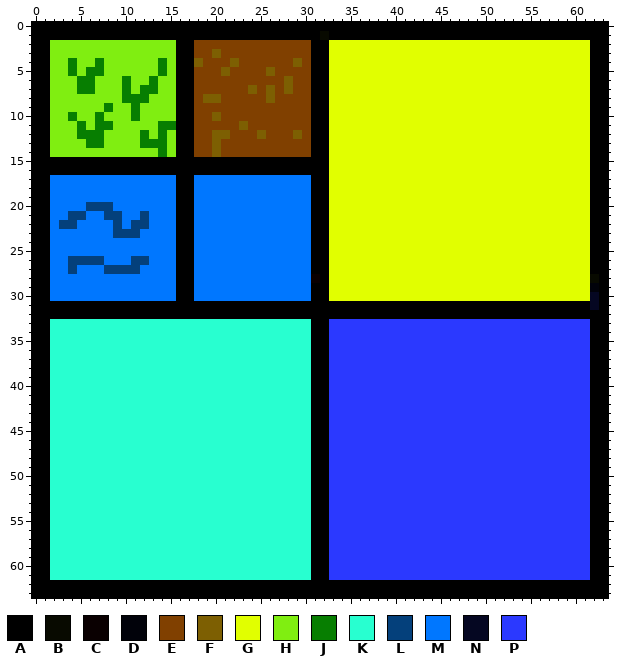
Two versions of one pixel-art sprite, bin/spritesheet/spritesheet.png. That is the earlier state.
The file is 64x64 pixels.
Palette (. is transparent): A #000000  B #080a00  C #0a0001  D #01020a  E #804000  F #7d5f02  G #e1ff00  H #80ee11  J #077e01  K #28ffd0  L #04407b  M #0077ff  N #050722  P #2b39ff
After:
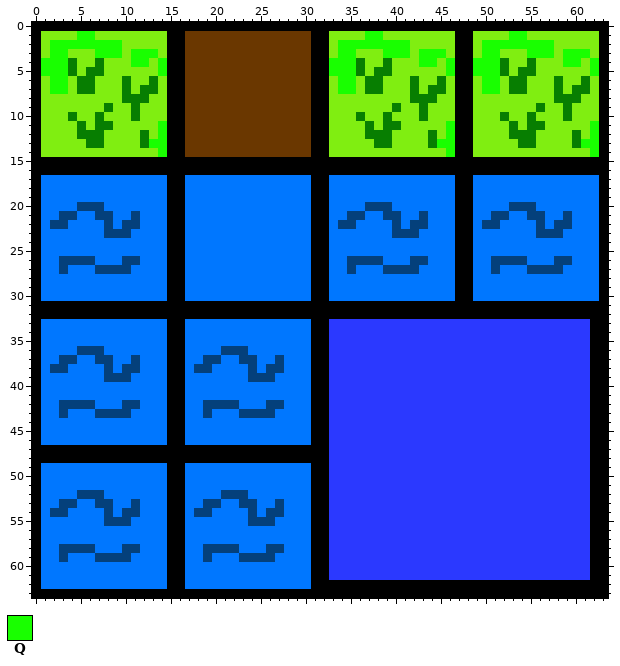
Colours new in this view: Q #19ff00
Changes in this commit:
colour E: #804000 -> #6a3700
Changed rows in their new state; - is a pixel that keeps its letter.
first column x 1:
 1 HHHHQQHHHHHHHH--EEEEEEEEEEEEEE-AHHHHQQHHHHHHHH--HHHHQQHHHHHHHH
 2 HQQQQQQQQ-----A-E---------------HQQQQQQQQHHHHHAAHQQQQQQQQHHHHH
 3 HQQ---QQQ-QQQ-A-E--E------------HQQHHHQQQHQQQHAAHQQHHHQQQHQQQH
 4 QQQ-------QQ-QA-EE---E------E---QQQJHHJHHHQQHQAAQQQJHHJHHHQQHQ
 5 QQQ----------QA-E---E----E------QQQJHJJHHHHHHQAAQQQJHJJHHHHHHQ
 6 HQQ-----------A-E----------E----HQQHJJHHHJHHJHAAHQQHJJHHHJHHJH
 7 HQQ-----------A-E------E-E-E----HQQHJJHHHJHJJHAAHQQHJJHHHJHJJH
 8 H-------------A-E-EE-----E------HHHHHHHHHJJJHHAAHHHHHHHHHJJJHH
 9 H-------------A-E---------------HHHHHHHJHHJHHHAAHHHHHHHJHHJHHH
10 H-------------A-E--E------------HHHJHHJHHHJHHHAAHHHJHHJHHHJHHH
11 H------------QA-E-----E---------HHHHJHJJHHHHHQAAHHHHJHJJHHHHHQ
12 H------------QA-E--EE---E---E---HHHHJJJHHHHJHQAAHHHHJJJHHHHJHQ
13 H-----------QQA-E--E------------HHHHHJJHHHHJQQAAHHHHHJJHHHHJQQ
14 H------------QA-E--E------------HHHHHHHHHHHHHQAAHHHHHHHHHHHHHQ
15 --------------------------------AAAAAAAAAAAAAAAAAAAAAAAAAAAAA-
16 --------------------------------AAAAAAAAAAAAAAAAAAAAAAAAAAAAA-
17 M-------------A-M---------------MMMMMMMMMMMMMMAAMMMMMMMMMMMMMM
18 M-------------A-M---------------MMMMMMMMMMMMMMAAMMMMMMMMMMMMMM
19 M-------------A-M---------------MMMMMMMMMMMMMMAAMMMMMMMMMMMMMM
20 M---L--M------A-M---------------MMMMLLLMMMMMMMAAMMMMLLLMMMMMMM
21 M-L-M-L-M-LM--A-M---------------MMLLMMLLMMLMMMAAMMLLMMLLMMLMMM
22 ML-M---LML-M--A-M---------------MLLMMMMLMLLMMMAAMLLMMMMLMLLMMM
23 M------L--M---A-M---------------MMMMMMMLLLMMMMAAMMMMMMMLLLMMMM
24 M-------------A-M---------------MMMMMMMMMMMMMMAAMMMMMMMMMMMMMM
25 M-------------A-M---------------MMMMMMMMMMMMMMAAMMMMMMMMMMMMMM
26 M-L---M--L-M--A-M---------------MMLLLLMMMLLMMMAAMMLLLLMMMLLMMM
27 M-LM--L---M---A-M---------------MMLMMMLLLLMMMMAAMMLMMMLLLLMMMM
28 M-------------A-M-------------A-MMMMMMMMMMMMMMAAMMMMMMMMMMMMMM
29 M-------------A-M---------------MMMMMMMMMMMMMMAAMMMMMMMMMMMMMM
30 M-------------A-M---------------MMMMMMMMMMMMMMAAMMMMMMMMMMMMMM
31 -------------------------------------------------------------A
33 MMMMMMMMMMMMMMAAMMMMMMMMMMMMMM--------------------------------
34 MMMMMMMMMMMMMMAAMMMMMMMMMMMMMM--------------------------------
35 MMMMMMMMMMMMMMAAMMMMMMMMMMMMMM--------------------------------
36 MMMMLLLMMMMMMMAAMMMMLLLMMMMMMM--------------------------------
37 MMLLMMLLMMLMMMAAMMLLMMLLMMLMMM--------------------------------
38 MLLMMMMLMLLMMMAAMLLMMMMLMLLMMM--------------------------------
39 MMMMMMMLLLMMMMAAMMMMMMMLLLMMMM--------------------------------
40 MMMMMMMMMMMMMMAAMMMMMMMMMMMMMM--------------------------------
41 MMMMMMMMMMMMMMAAMMMMMMMMMMMMMM--------------------------------
42 MMLLLLMMMLLMMMAAMMLLLLMMMLLMMM--------------------------------
43 MMLMMMLLLLMMMMAAMMLMMMLLLLMMMM--------------------------------
44 MMMMMMMMMMMMMMAAMMMMMMMMMMMMMM--------------------------------
45 MMMMMMMMMMMMMMAAMMMMMMMMMMMMMM--------------------------------
46 MMMMMMMMMMMMMMAAMMMMMMMMMMMMMM--------------------------------
47 -AAAAAAAAAAAAAAAAAAAAAAAAAAAAA--------------------------------
48 -AAAAAAAAAAAAAAAAAAAAAAAAAAAAA--------------------------------
49 MMMMMMMMMMMMMMAAMMMMMMMMMMMMMM--------------------------------
50 MMMMMMMMMMMMMMAAMMMMMMMMMMMMMM--------------------------------
51 MMMMMMMMMMMMMMAAMMMMMMMMMMMMMM--------------------------------
52 MMMMLLLMMMMMMMAAMMMMLLLMMMMMMM--------------------------------
53 MMLLMMLLMMLMMMAAMMLLMMLLMMLMMM--------------------------------
54 MLLMMMMLMLLMMMAAMLLMMMMLMLLMMM--------------------------------
55 MMMMMMMLLLMMMMAAMMMMMMMLLLMMMM--------------------------------
56 MMMMMMMMMMMMMMAAMMMMMMMMMMMMMM--------------------------------
57 MMMMMMMMMMMMMMAAMMMMMMMMMMMMMM--------------------------------
58 MMLLLLMMMLLMMMAAMMLLLLMMMLLMMM--------------------------------
59 MMLMMMLLLLMMMMAAMMLMMMLLLLMMMM--------------------------------
60 MMMMMMMMMMMMMMAAMMMMMMMMMMMMMM--------------------------------
61 MMMMMMMMMMMMMMAAMMMMMMMMMMMMMM--------------------------------
62 MMMMMMMMMMMMMM--MMMMMMMMMMMMMM--------------------------------
Changed places in both pictures, as pixel boxes (x1, y1, x2, y2):
changed: (41, 31, 599, 589)
